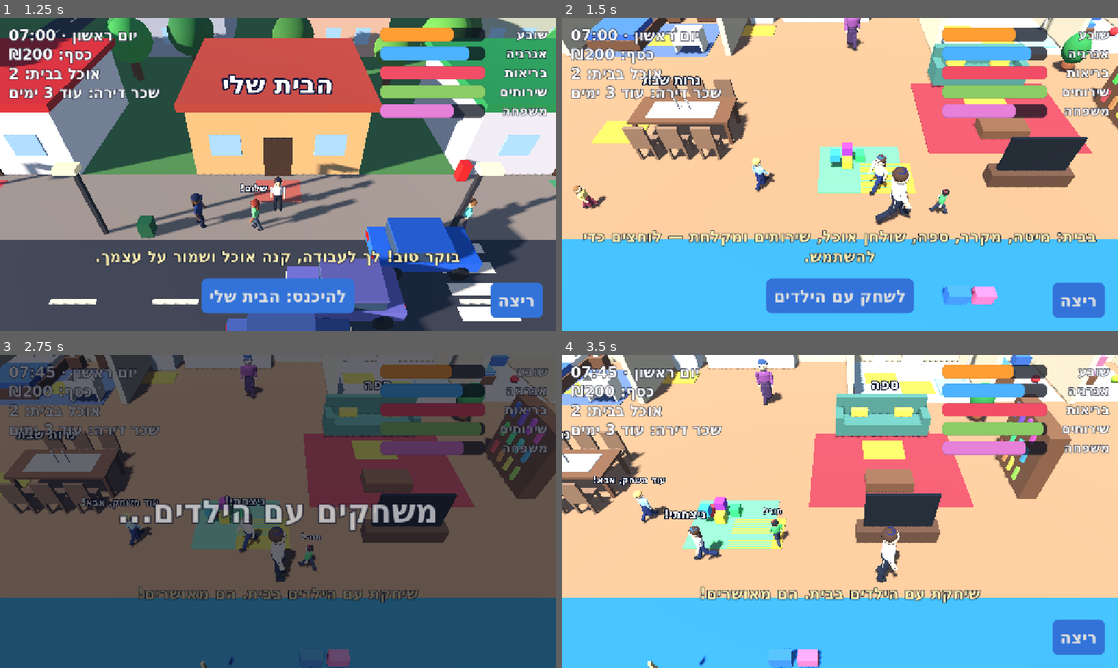
Above: before the commit, frames 1-4 (two rows, left to right).
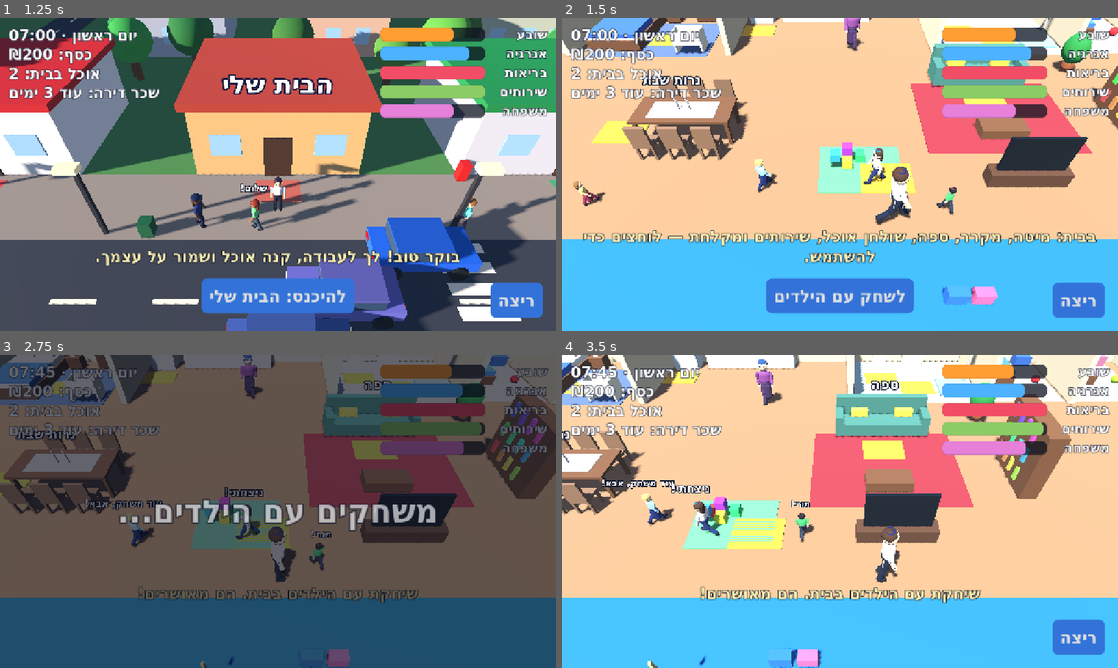
Above: after the commit, the same moments.

Repository: garyjoe/shneyor-games
Game: Godot game, scene res://main.tscn
Same seed, same stepped clock (60 frames per second), same inputs: the game is played once before the commit and once after it.
Inputs (mouse positions are in pixels of both pictures, inside the frame that each line leads up to):
- Up to frame 1 (1.25 s): click "משחק חדש" at 0.5 s
- Up to frame 2 (1.5 s): tap Enter at 1.25 s; move the mouse to (962, 158) at 1.27 s; hold Right (ui_right) from 1.28 s (still down); hold Shift from 1.28 s (still down); click (962, 158) at 1.42 s
- Up to frame 3 (2.75 s): tap Space at 1.52 s; release Right (ui_right) at 2 s; release Shift at 2 s; drag from (166, 527) to (250, 574) at 2.02 s
- Up to frame 4 (3.5 s): move the mouse to (895, 442) at 2.77 s; hold Right (ui_right) from 2.78 s (still down); tap 1 at 2.85 s

Frame 1 is identical in both runs. In frame 2, 1.1% of the frame differs, in the area x 2-98%, y 5-64%; in frame 3, 1.6%; in frame 4, 2.5%, in the area x 1-97%, y 0-100%.

Commit message:
Life in the City: real crashes, skids, and things that get knocked over
The car now has momentum. Its motion follows the nose only as fast as the
tyres grip, so it slides in hard turns, with tyre smoke and squeal, and
the body leans. An engine note follows the speed.

Running into something is felt: the car bounces back, the camera
shakes, debris flies, and the car takes damage that lowers its top speed
and makes it smoke; hard crashes hurt the driver too. Repairs are sold
at the petrol station.

- Lamp posts, bins, post boxes, cones and crates are physical bodies
  that are solid until hit hard, then tumble away and can be shoved
  about. They are put back overnight.
- Trees are solid, and so is the traffic; a car you hit stops and honks.
- A pedestrian hit by the car is thrown, tumbles, lies still, and is
  back later; it costs a fine. Robbers and animals are knocked down too.
- On foot you can no longer walk through people.
- The project now uses the Jolt physics engine.

Co-Authored-By: Claude Fable 5.2 <noreply@anthropic.com>
Claude-Session: https://claude.ai/code/session_01Dt6dxQhnMkF2JMR9WrQUqG

Diff:
--- a/games/life-city/main.gd
+++ b/games/life-city/main.gd
@@ -117,6 +117,10 @@
 	var bubble_t := 0.0
 	var hello_cool := 0.0
 	var down := 0.0                 # a robber who was shot stays away this long
+	var air := false                # knocked flying by a car
+	var fly := Vector3.ZERO
+	var spin := 0.0
+	var lying := 0.0                # seconds left on the ground after a knock
 
 
 class Animal:
@@ -244,6 +248,14 @@
 var guitar_mesh: Node3D
 var audience: Array[Person] = []
 var edge_cool := 0.0
+var car_vel := Vector3.ZERO        # the car's real velocity; it can differ from where the nose points
+var car_damage := 0.0              # 0 = perfect, 100 = wrecked
+var crash_cool := 0.0
+var shake := 0.0
+var props: Array[RigidBody3D] = [] # street furniture that can be knocked over
+var skid_fx: CPUParticles3D
+var smoke_fx: CPUParticles3D
+var engine_player: AudioStreamPlayer
 var rent_owed := 0                 # unpaid rent; the flat stays locked until it is renewed
 var has_can := false               # carrying a jerry can of petrol
 var can_mesh: MeshInstance3D
@@ -307,6 +319,7 @@
 	_build_player()
 	_build_hud()
 	_build_sounds()
+	_build_car_effects()
 	get_window().size_changed.connect(_layout)
 	_layout()
 	_apply_daylight()
@@ -392,6 +405,7 @@
 	t.material_override = _mat(Color(0.42, 0.28, 0.16))
 	t.position = pos + Vector3(0, 1.0, 0)
 	add_child(t)
+	_solid(Vector3(0.55, 2.4, 0.55), pos + Vector3(0, 1.2, 0))
 	var crown := SphereMesh.new()
 	var r := rng.randf_range(1.3, 1.9)
 	crown.radius = r
@@ -454,8 +468,7 @@
 	# Street lamps.
 	var pole_mat := _mat(Color(0.2, 0.2, 0.22))
 	for x: float in [-144.0, -128.0, -112.0, -96.0, -80.0, -64.0, -48.0, -32.0, -16.0, 0.0, 16.0, 32.0, 48.0, 64.0, 80.0, 96.0, 112.0, 128.0, 144.0, 160.0, 176.0]:
-		_box(Vector3(0.18, 4.2, 0.18), Vector3(x, 2.1, -1.9), pole_mat)
-		_box(Vector3(0.9, 0.25, 0.5), Vector3(x, 4.2, -1.6), lamp_mat)
+		_lamp_post(Vector3(x, 0, -1.9), 0.3)
 
 	# Park across the road.
 	var pond := CylinderMesh.new()
@@ -690,6 +703,10 @@
 
 func _reset_position() -> void:
 	inside = false
+	_reset_props()
+	for n in npcs:
+		n.air = false
+		n.lying = 0.0
 	on_duty = false
 	if duty_cap != null:
 		duty_cap.visible = false
@@ -778,6 +795,7 @@
 		_toast("הגיע הזמן לחדש שכר דירה: ₪%d. משלמים בדלת של הבית." % rent_owed)
 		_play("alarm")
 	_family_day()
+	_reset_props()
 	_save()
 
 
@@ -1002,6 +1020,8 @@
 				_add_action("קפה · ₪8", _cafe.bind(8, 3.0, 15.0, 0.25, "שתית קפה. קצת יותר ערני."))
 			"gas":
 				var price := _fuel_price()
+				if car_damage >= 5.0:
+					_add_action("תיקון הרכב (נזק %d%%) · ₪%d" % [int(car_damage), _repair_price()], _repair)
 				if not driving:
 					if has_can:
 						panel_text.text = _h("יש לך מיכל דלק מלא. קח אותו לרכב ומלא שם.")
@@ -1089,6 +1109,8 @@
 
 func _physics_process(delta: float) -> void:
 	for n in npcs:
+		if _tumble(n, delta):
+			continue
 		n.pause = maxf(n.pause - delta, 0.0)
 		n.hello_cool = maxf(n.hello_cool - delta, 0.0)
 		if n.bubble_t > 0.0:
@@ -1132,7 +1154,11 @@
 		if car_model != JEEP:
 			player.position.z = minf(player.position.z, FOREST_Z - 6.0)   # only the jeep goes among the trees
 		car.position = player.position
-		car.rotation.y = car_heading
+		# The body leans into corners and dips under braking.
+		var nose := Vector3(sin(car_heading), 0, cos(car_heading))
+		var side := car_vel.dot(Vector3(nose.z, 0, -nose.x))
+		car.rotation = Vector3(0, car_heading, clampf(-side * 0.035, -0.22, 0.22))
+		_car_hits()
 	if input.length_squared() > 0.01:
 		me.root.rotation.y = lerp_angle(me.root.rotation.y, atan2(input.x, input.y), 12.0 * delta)
 	_animate(me, input.length_squared() > 0.01, delta * (1.6 if running else 1.0))
@@ -1188,7 +1214,8 @@
 		var steep := clampf((-6.0 - player.position.z) / 6.0, 0.0, 1.0)
 		outdoor = outdoor.lerp(Vector3(0, 19.0, 8.5) if driving else Vector3(0, 14.5, 6.0), steep)
 	cam_offset = cam_offset.lerp(Vector3(0, 7.0, 6.5) if inside else outdoor, 1.0 - exp(-4.0 * delta)) if not inside else Vector3(0, 7.0, 6.5)
-	cam.position = cam_focus + cam_offset
+	shake = maxf(shake - delta * 2.2, 0.0)
+	cam.position = cam_focus + cam_offset + Vector3(rng.randf_range(-1, 1), rng.randf_range(-1, 1), rng.randf_range(-1, 1)) * shake
 	cam.look_at(cam_focus)
 	pad.queue_redraw()
 
@@ -1267,6 +1294,7 @@
 	has_rifle = false
 	ammo = 0
 	fuel = 60.0
+	car_damage = 0.0
 	has_can = false
 	_set_car_model(0)
 	_begin()
@@ -1314,6 +1342,7 @@
 	_begin()
 	_park_car(Vector3(float(cfg.get_value("life", "car_x", CAR_HOME.x)), 0, float(cfg.get_value("life", "car_z", CAR_HOME.z))),
 		float(cfg.get_value("life", "car_rot", PI * 0.5)))
+	car_damage = float(cfg.get_value("life", "car_damage", 0.0))
 	_toast("ברוך שובך! יום %d." % day)
 
 
@@ -1338,7 +1367,7 @@
 			["energy", energy], ["health", health], ["fridge", fridge], ["shifts", shifts], ["wage", wage],
 			["rifle", has_rifle], ["ammo", ammo], ["fuel", fuel], ["parcels", parcels], ["rent_owed", rent_owed],
 			["guitar", has_guitar], ["skill", skill], ["last_show", last_show_day], ["known", _known_levels()], ["bladder", bladder], ["family", family_joy], ["candles", candles_day], ["kiddush", kiddush_day],
-			["car_x", car.position.x], ["car_z", car.position.z], ["car_rot", car_heading],
+			["car_x", car.position.x], ["car_z", car.position.z], ["car_rot", car_heading], ["car_damage", car_damage],
 			["can", has_can], ["car_model", car_model]]:
 		cfg.set_value("life", pair[0], pair[1])
 	cfg.save(SAVE_PATH)
@@ -1683,6 +1712,10 @@
 		"bang": _tone(140, 40, 0.35, 0.6, 0.8),
 		"alarm": _tone(500, 900, 0.5, 0.3),
 		"engine": _tone(90, 180, 0.5, 0.35, 0.25),
+		"crash": _tone(140, 35, 0.55, 0.8, 0.9),
+		"thump": _tone(95, 45, 0.22, 0.7, 0.55),
+		"skid": _tone(950, 700, 0.35, 0.22, 0.9),
+		"honk": _tone(430, 430, 0.4, 0.35),
 	}
 	for key: String in defs:
 		var p := AudioStreamPlayer.new()
@@ -2486,6 +2519,7 @@
 		t.set_meta("dir", 1.0 if east else -1.0)
 		t.set_meta("top", rng.randf_range(7.0, 11.0))
 		t.set_meta("speed", 8.0)
+		_traffic_body(t)
 		traffic.append(t)
 
 	# Petrol pump on the far pavement.
@@ -2508,7 +2542,10 @@
 	driving = false
 	near_car = false
 	car_speed = 0.0
+	car_vel = Vector3.ZERO
 	car_heading = heading
+	if engine_player != null:
+		engine_player.stop()
 	if car != null:
 		car.position = pos
 		car.rotation.y = heading
@@ -2554,12 +2591,16 @@
 	driving = true
 	near_car = false
 	car_speed = 0.0
+	car_vel = Vector3.ZERO
 	car_block.disabled = true
 	body_shape.radius = 0.9
 	player.position = car.position
 	me.root.visible = false
 	_play("engine")
-	if fuel <= 0.0:
+	engine_player.play()
+	if car_damage >= 100.0:
+		_toast("הרכב הרוס. צריך תיקון בתחנת הדלק.")
+	elif fuel <= 0.0:
 		_toast("אין דלק ברכב.")
 	else:
 		_toast("נוסעים! מכוונים עם החיצים או עם האצבע.")
@@ -2577,26 +2618,330 @@
 
 
 func _drive(input: Vector2, delta: float) -> void:
+	crash_cool = maxf(crash_cool - delta, 0.0)
 	var want := Vector3(input.x, 0, input.y)
 	if _is_shabbat():
 		want = Vector3.ZERO              # the car stays parked until Shabbat is over
-	if want.length() > 0.15 and fuel > 0.0:
-		var grip := clampf(absf(car_speed) / 4.0, 0.35, 1.0)
-		car_heading = rotate_toward(car_heading, atan2(want.x, want.z), 2.8 * grip * delta)
-		car_speed = move_toward(car_speed, float(CARS[car_model]["top"]) * minf(want.length(), 1.0), 9.0 * delta)
+	var top := float(CARS[car_model]["top"]) * (1.0 - minf(car_damage, 100.0) / 160.0)
+	var nose := Vector3(sin(car_heading), 0, cos(car_heading))
+	var pushing := want.length() > 0.15 and fuel > 0.0 and car_damage < 100.0
+	if pushing:
+		var steer := clampf(absf(car_speed) / 4.0, 0.35, 1.0)
+		car_heading = rotate_toward(car_heading, atan2(want.x, want.z), 2.8 * steer * delta)
+		car_speed = move_toward(car_speed, top * minf(want.length(), 1.0), 9.0 * delta)
 	else:
 		car_speed = move_toward(car_speed, 0.0, 14.0 * delta)
+	nose = Vector3(sin(car_heading), 0, cos(car_heading))
+	# Tyres only pull the car's real motion round so fast: at speed it slides before it follows the nose.
+	# The engine drives the car along its nose; any sideways motion is only scrubbed off as fast as the tyres grip.
+	var grip := lerpf(9.0, 2.6, clampf(car_vel.length() / 26.0, 0.0, 1.0))
+	var sideways := car_vel - nose * car_vel.dot(nose)
+	sideways *= maxf(0.0, 1.0 - grip * delta)
+	car_vel = nose * car_speed + sideways
+	var slide := sideways.length()
 	var before := player.position
-	player.velocity = Vector3(sin(car_heading), 0, cos(car_heading)) * car_speed + Vector3(0, -4.0, 0)
+	var incoming := car_vel
+	player.velocity = car_vel + Vector3(0, -4.0, 0)
 	player.move_and_slide()
+	# What did we run into, and how hard?
+	var worst := 0.0
+	var worst_normal := Vector3.ZERO
+	var worst_thing: Object
+	for k in player.get_slide_collision_count():
+		var hit := player.get_slide_collision(k)
+		var normal := hit.get_normal()
+		if absf(normal.y) > 0.6:
+			continue                         # the ground
+		var into := -incoming.dot(normal)
+		if into > worst:
+			worst = into
+			worst_normal = normal
+			worst_thing = hit.get_collider()
+	if worst > 0.5:
+		car_vel = (car_vel - worst_normal * car_vel.dot(worst_normal)) * 0.75
+	if worst > 4.0 and crash_cool <= 0.0:
+		_crash(worst, worst_normal, worst_thing)
+	if worst > 0.5:
+		car_speed = car_vel.dot(nose)
 	var moved := Vector3(player.position.x - before.x, 0, player.position.z - before.z).length()
-	if delta > 0.0 and moved < absf(car_speed) * delta * 0.5:
-		car_speed = moved / delta                # ran into something
 	var had_fuel := fuel > 0.0
 	fuel = maxf(fuel - moved / 32.0 * float(CARS[car_model]["use"]), 0.0)
 	if had_fuel and fuel <= 0.0:
 		_toast("נגמר הדלק! צא מהרכב, קנה מיכל דלק בתחנה והבא אותו לרכב.")
 		_play("no")
+	# Tyre smoke and squeal while sliding; engine note follows the speed; a hurt car smokes.
+	var sliding := slide > 3.0 and car_vel.length() > 6.0
+	skid_fx.emitting = sliding
+	skid_fx.global_position = player.position - nose * 1.6 + Vector3(0, 0.2, 0)
+	if sliding and not (sfx["skid"] as AudioStreamPlayer).playing:
+		_play("skid")
+	smoke_fx.emitting = car_damage > 45.0
+	smoke_fx.global_position = player.position + nose * 1.7 + Vector3(0, 1.0, 0)
+	engine_player.pitch_scale = 0.7 + absf(car_speed) / 22.0
+	engine_player.volume_db = -22.0 + minf(absf(car_speed), 12.0) * 0.6
+
+
+## The moment of impact: bounce, noise, shake, damage, and whatever we hit reacts too.
+func _crash(impact: float, normal: Vector3, thing: Object) -> void:
+	crash_cool = 0.35
+	var prop := thing as RigidBody3D
+	if prop != null and props.has(prop) and impact > 5.0:
+		_knock_prop(prop, -normal, impact)
+		car_vel *= 0.8
+		car_damage = minf(car_damage + impact * 0.35, 100.0)
+		shake = maxf(shake, 0.25)
+		_play("thump")
+		return
+	var other := thing as Node
+	if other != null and other.has_meta("traffic"):
+		var their: Node3D = other.get_meta("traffic")
+		their.set_meta("speed", 0.0)
+		their.set_meta("stun", 2.5)
+		_play("honk")
+	car_vel += normal * impact * 0.35                 # bounce back off it
+	shake = maxf(shake, clampf(impact / 22.0, 0.2, 1.1))
+	_play("crash" if impact > 8.0 else "thump")
+	_debris(player.position - normal * 1.6 + Vector3(0, 0.8, 0), impact)
+	if impact > 6.0:
+		car_damage = minf(car_damage + (impact - 4.0) * 2.4, 100.0)
+	if impact > 11.0:
+		health = maxf(health - (impact - 11.0) * 2.5, 0.0)
+		_toast("התרסקת! נזק לרכב: %d%%. גם אתה נפגעת." % int(car_damage))
+	elif impact > 6.0:
+		_toast("התנגשות! נזק לרכב: %d%%." % int(car_damage))
+	if car_damage >= 100.0:
+		_toast("הרכב הרוס לגמרי. גוררים אותו לתיקון בתחנת הדלק.")
+	_update_hud()
+
+
+func _debris(pos: Vector3, impact: float) -> void:
+	var p := CPUParticles3D.new()
+	var mesh := BoxMesh.new()
+	mesh.size = Vector3(0.14, 0.14, 0.14)
+	var mat := _mat(Color(0.75, 0.75, 0.78))
+	mesh.material = mat
+	p.mesh = mesh
+	p.amount = int(clampf(impact * 2.0, 8.0, 40.0))
+	p.one_shot = true
+	p.explosiveness = 1.0
+	p.lifetime = 1.0
+	p.direction = Vector3.UP
+	p.spread = 75.0
+	p.initial_velocity_min = 3.0
+	p.initial_velocity_max = 3.0 + impact * 0.5
+	p.gravity = Vector3(0, -18, 0)
+	p.position = pos
+	add_child(p)
+	p.emitting = true
+	get_tree().create_timer(1.6).timeout.connect(p.queue_free)
+
+
+## Whatever the moving car touches gets knocked: people, robbers, animals.
+func _car_hits() -> void:
+	var speed := car_vel.length()
+	if speed < 3.5:
+		return
+	var nose := Vector3(sin(car_heading), 0, cos(car_heading))
+	var right := Vector3(nose.z, 0, -nose.x)
+	for n in npcs:
+		if n.air or n.lying > 0.0 or not n.root.visible:
+			continue
+		var rel := n.root.position - player.position
+		if absf(rel.dot(right)) < 1.25 and absf(rel.dot(nose)) < 2.5 and car_vel.dot(rel) > 0.0:
+			n.target = n.root.position
+			n.air = true
+			n.fly = car_vel * 0.85 + right * signf(rel.dot(right) + 0.01) * 2.0 + Vector3(0, 3.5 + speed * 0.28, 0)
+			n.spin = rng.randf_range(5.0, 9.0)
+			n.bubble.visible = false
+			var fine := mini(money, 250 if cops.has(n) else 100)
+			money -= fine
+			car_vel *= 0.7
+			car_damage = minf(car_damage + 2.0, 100.0)
+			shake = maxf(shake, 0.5)
+			_play("thump")
+			_toast("פגעת ב%s! האמבולנס בדרך, ושילמת קנס של ₪%d. סע בזהירות!" % [n.name, fine])
+	for t in thugs:
+		if t.down > 0.0 or not t.root.visible:
+			continue
+		var rel := t.root.position - player.position
+		if absf(rel.dot(right)) < 1.25 and absf(rel.dot(nose)) < 2.5 and car_vel.dot(rel) > 0.0:
+			t.down = 60.0
+			t.chasing = false
+			t.root.rotation.z = PI * 0.5
+			car_vel *= 0.7
+			shake = maxf(shake, 0.5)
+			_play("thump")
+			_toast("פגעת באיש רע עם הרכב. המשטרה לקחה אותו.")
+	for a in animals:
+		if a.dead or a.gone > 0.0:
+			continue
+		var rel := a.node.position - player.position
+		if absf(rel.dot(right)) < 1.3 and absf(rel.dot(nose)) < 2.6 and car_vel.dot(rel) > 0.0:
+			a.dead = true
+			a.scared = 0.0
+			a.node.rotation.z = PI * 0.5
+			car_vel *= 0.75
+			car_damage = minf(car_damage + (5.0 if a.big else 1.0), 100.0)
+			shake = maxf(shake, 0.4)
+			_play("thump")
+			_toast("פגעת בחיה עם הרכב.")
+
+
+## A knocked person flies, tumbles, lies still for a while, and then is back on their feet.
+func _tumble(n: Person, delta: float) -> bool:
+	if n.air:
+		n.fly.y -= 22.0 * delta
+		n.root.position += n.fly * delta
+		n.root.rotation.x += n.spin * delta
+		if n.root.position.y <= 0.25 and n.fly.y < 0.0:
+			n.air = false
+			n.lying = 7.0
+			n.root.position.y = 0.25
+			n.root.rotation = Vector3(PI * 0.5, n.root.rotation.y, 0)
+			_play("thump")
+		return true
+	if n.lying > 0.0:
+		n.lying -= delta
+		if n.lying <= 0.0:
+			n.root.position = n.target
+			n.root.rotation = Vector3.ZERO
+		return true
+	# On foot you cannot walk through people: you are nudged apart, and they pause.
+	if not driving and not inside and n.root.visible:
+		var gap := player.position - n.root.position
+		gap.y = 0.0
+		if gap.length() < 0.75 and gap.length() > 0.01:
+			player.position += gap.normalized() * (0.75 - gap.length())
+			n.pause = maxf(n.pause, 0.6)
+	return false
+
+
+# ---------------------------------------------------- knockable objects ----
+
+## A piece of street furniture: solid until a car hits it hard, then it tumbles.
+func _prop(pos: Vector3, size: Vector3, mass: float, parts: Array) -> RigidBody3D:
+	var body := RigidBody3D.new()
+	body.mass = mass
+	body.freeze_mode = RigidBody3D.FREEZE_MODE_STATIC
+	body.freeze = true
+	body.position = pos
+	var cs := CollisionShape3D.new()
+	var shape := BoxShape3D.new()
+	shape.size = size
+	cs.shape = shape
+	cs.position.y = size.y * 0.5
+	body.add_child(cs)
+	for part: Array in parts:
+		_box(part[0], part[1], part[2], body)
+	add_child(body)
+	body.set_meta("home", body.transform)
+	props.append(body)
+	return body
+
+
+func _lamp_post(pos: Vector3, reach: float) -> void:
+	_prop(pos, Vector3(0.3, 4.3, 0.3), 45.0, [[Vector3(0.18, 4.2, 0.18), Vector3(0, 2.1, 0), _mat(Color(0.2, 0.2, 0.22))],
+		[Vector3(0.9, 0.25, 0.5), Vector3(0, 4.2, reach), lamp_mat]])
+
+
+func _knock_prop(body: RigidBody3D, dir: Vector3, impact: float) -> void:
+	body.freeze = false
+	body.collision_layer = 2             # once down it no longer blocks you; you can still shove it about
+	body.collision_mask = 1
+	body.apply_central_impulse((dir * impact * 0.75 + Vector3(0, impact * 0.22, 0)) * body.mass)
+	body.apply_torque_impulse(Vector3(rng.randf_range(-1, 1), rng.randf_range(-1, 1), rng.randf_range(-1, 1)) * impact * body.mass * 0.3)
+	_debris(body.global_position + Vector3(0, 0.6, 0), impact * 0.6)
+
+
+## The council tidies up overnight.
+func _reset_props() -> void:
+	for body in props:
+		body.freeze = true
+		body.collision_layer = 1
+		body.collision_mask = 1
+		body.linear_velocity = Vector3.ZERO
+		body.angular_velocity = Vector3.ZERO
+		body.transform = body.get_meta("home")
+
+
+func _traffic_body(t: Node3D) -> void:
+	var body := AnimatableBody3D.new()
+	body.sync_to_physics = false
+	var cs := CollisionShape3D.new()
+	var shape := BoxShape3D.new()
+	shape.size = Vector3(1.9, 1.6, 4.2)
+	cs.shape = shape
+	cs.position.y = 0.8
+	body.add_child(cs)
+	body.set_meta("traffic", t)
+	t.add_child(body)
+
+
+func _repair_price() -> int:
+	return int(ceilf(car_damage * 0.8))
+
+
+func _repair() -> void:
+	var price := _repair_price()
+	if money < price:
+		_toast("אין מספיק כסף לתיקון (₪%d)." % price)
+		_play("no")
+		return
+	money -= price
+	car_damage = 0.0
+	_play("pay")
+	_toast("הרכב תוקן, והוא כמו חדש.")
+	_refresh_panel()
+
+
+func _build_car_effects() -> void:
+	skid_fx = _smoke(Color(0.85, 0.85, 0.85, 0.5), 0.5, 30)
+	smoke_fx = _smoke(Color(0.2, 0.2, 0.22, 0.6), 1.4, 20)
+	# Engine: a short buzzy loop whose pitch follows the speed.
+	var rate := 22050
+	var count := rate / 10
+	var data := PackedByteArray()
+	data.resize(count * 2)
+	for i in count:
+		var phase := float(i) / count
+		var wave := fmod(phase * 8.0, 1.0) * 2.0 - 1.0 + sin(phase * TAU * 4.0) * 0.6
+		data.encode_s16(i * 2, int(wave * 0.3 * 32000.0))
+	var loop := AudioStreamWAV.new()
+	loop.format = AudioStreamWAV.FORMAT_16_BITS
+	loop.mix_rate = rate
+	loop.loop_mode = AudioStreamWAV.LOOP_FORWARD
+	loop.loop_end = count
+	loop.data = data
+	engine_player = AudioStreamPlayer.new()
+	engine_player.stream = loop
+	engine_player.volume_db = -22.0
+	add_child(engine_player)
+
+
+func _smoke(color: Color, life: float, amount: int) -> CPUParticles3D:
+	var p := CPUParticles3D.new()
+	var mesh := SphereMesh.new()
+	mesh.radius = 0.35
+	mesh.height = 0.7
+	mesh.radial_segments = 6
+	mesh.rings = 3
+	var mat := _mat(color)
+	mat.transparency = BaseMaterial3D.TRANSPARENCY_ALPHA
+	mat.shading_mode = BaseMaterial3D.SHADING_MODE_UNSHADED
+	mesh.material = mat
+	p.mesh = mesh
+	p.amount = amount
+	p.lifetime = life
+	p.direction = Vector3.UP
+	p.spread = 35.0
+	p.initial_velocity_min = 0.6
+	p.initial_velocity_max = 1.8
+	p.gravity = Vector3(0, 1.2, 0)
+	p.scale_amount_min = 0.5
+	p.scale_amount_max = 1.5
+	p.emitting = false
+	add_child(p)
+	return p
 
 
 func _update_traffic(delta: float) -> void:
@@ -2609,6 +2954,10 @@
 	for t in traffic:
 		var dir: float = t.get_meta("dir")
 		var want: float = t.get_meta("top")
+		var stun: float = t.get_meta("stun", 0.0)
+		if stun > 0.0:
+			t.set_meta("stun", stun - delta)
+			want = 0.0
 		# Brake for the player (on foot or in the car), a parked car, or the car ahead.
 		var blockers: Array[Vector3] = [mine, car.position]
 		for other in traffic:
@@ -3152,10 +3501,16 @@
 	_box(Vector3(2.6, 0.12, 0.5), stop + Vector3(0, 0.55, 0.4), _mat(Color(0.5, 0.33, 0.2)))
 	_sign("תחנת אוטובוס", stop + Vector3(0, 3.3, 0), 56)
 	# Bins, post boxes and flower beds along the pavement.
-	for x: float in [-30.0, -2.0, 30.0, 62.0]:
-		_box(Vector3(0.6, 0.9, 0.6), Vector3(x, 0.45, -1.9), _mat(Color(0.15, 0.4, 0.25)))
+	for x: float in [-30.0, -2.0, 30.0, 62.0, 100.0, -70.0]:
+		_prop(Vector3(x, 0, -1.9), Vector3(0.6, 0.9, 0.6), 18.0, [[Vector3(0.6, 0.9, 0.6), Vector3(0, 0.45, 0), _mat(Color(0.15, 0.4, 0.25))]])
 	for x: float in [-14.0, 18.0, 46.0]:
-		_box(Vector3(0.5, 1.1, 0.5), Vector3(x, 0.55, -5.7), _mat(Color(0.8, 0.12, 0.1)))
+		_prop(Vector3(x, 0, -5.7), Vector3(0.5, 1.1, 0.5), 30.0, [[Vector3(0.5, 1.1, 0.5), Vector3(0, 0.55, 0), _mat(Color(0.8, 0.12, 0.1))]])
+	# Traffic cones and crates near the building site, and bollards by the crossings.
+	for k in 6:
+		_prop(Vector3(64.5 + k * 1.6, 0, -1.2), Vector3(0.45, 0.7, 0.45), 4.0, [[Vector3(0.45, 0.08, 0.45), Vector3(0, 0.04, 0), _mat(Color(0.95, 0.45, 0.1))],
+			[Vector3(0.22, 0.6, 0.22), Vector3(0, 0.38, 0), _mat(Color(0.95, 0.45, 0.1))], [Vector3(0.24, 0.12, 0.24), Vector3(0, 0.45, 0), _mat(Color(0.95, 0.95, 0.95))]])
+	for k in 4:
+		_prop(Vector3(80.5 + (k % 2) * 1.0, 0, -6.2 - (k / 2) * 1.0), Vector3(0.9, 0.9, 0.9), 14.0, [[Vector3(0.9, 0.9, 0.9), Vector3(0, 0.45, 0), _mat(Color(0.62, 0.45, 0.25))]])
 	for x: float in [-46.0, 0.0, 66.0]:
 		_box(Vector3(3.0, 0.3, 0.9), Vector3(x, 0.15, -5.4), _mat(Color(0.4, 0.3, 0.2)))
 		for k in 5:
@@ -4430,8 +4785,7 @@
 	for k in range(int(WEST / 4.0), int(EAST / 4.0)):
 		_box(Vector3(1.8, 0.02, 0.2), Vector3(k * 4.0, 0.05, NORTH_Z), white)
 	for x in range(int(WEST) + 10, int(EAST), 20):
-		_box(Vector3(0.18, 4.2, 0.18), Vector3(x, 2.1, NORTH_Z + 3.3), _mat(Color(0.2, 0.2, 0.22)))
-		_box(Vector3(0.9, 0.25, 0.5), Vector3(x, 4.2, NORTH_Z + 3.0), lamp_mat)
+		_lamp_post(Vector3(x, 0, NORTH_Z + 3.3), -0.3)
 	# Side streets joining the two streets.
 	for cx in CROSSINGS:
 		_box(Vector3(4.6, 0.04, -NORTH_Z - 4.5), Vector3(cx, 0.025, (NORTH_Z + 3.0 - 1.5) * 0.5), asphalt)
@@ -4508,6 +4862,7 @@
 		t.set_meta("dir", 1.0 if east else -1.0)
 		t.set_meta("top", rng.randf_range(7.0, 11.0))
 		t.set_meta("speed", 8.0)
+		_traffic_body(t)
 		traffic.append(t)
 	for k in 14:
 		var n := _make_person(Color.from_hsv(rng.randf(), 0.5, 0.88), Color.from_hsv(rng.randf(), 0.3, 0.42))
--- a/games/life-city/project.godot
+++ b/games/life-city/project.godot
@@ -23,3 +23,7 @@
 
 renderer/rendering_method="gl_compatibility"
 renderer/rendering_method.mobile="gl_compatibility"
+
+[physics]
+
+3d/physics_engine="Jolt Physics"
